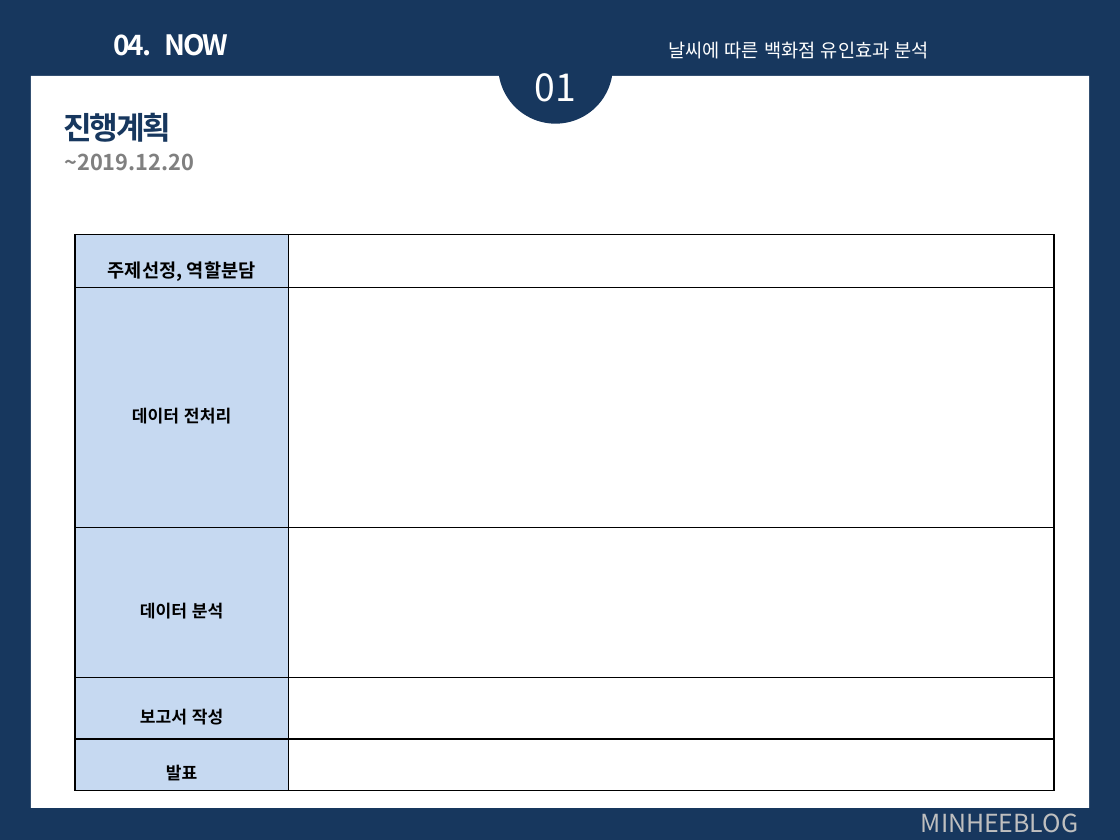
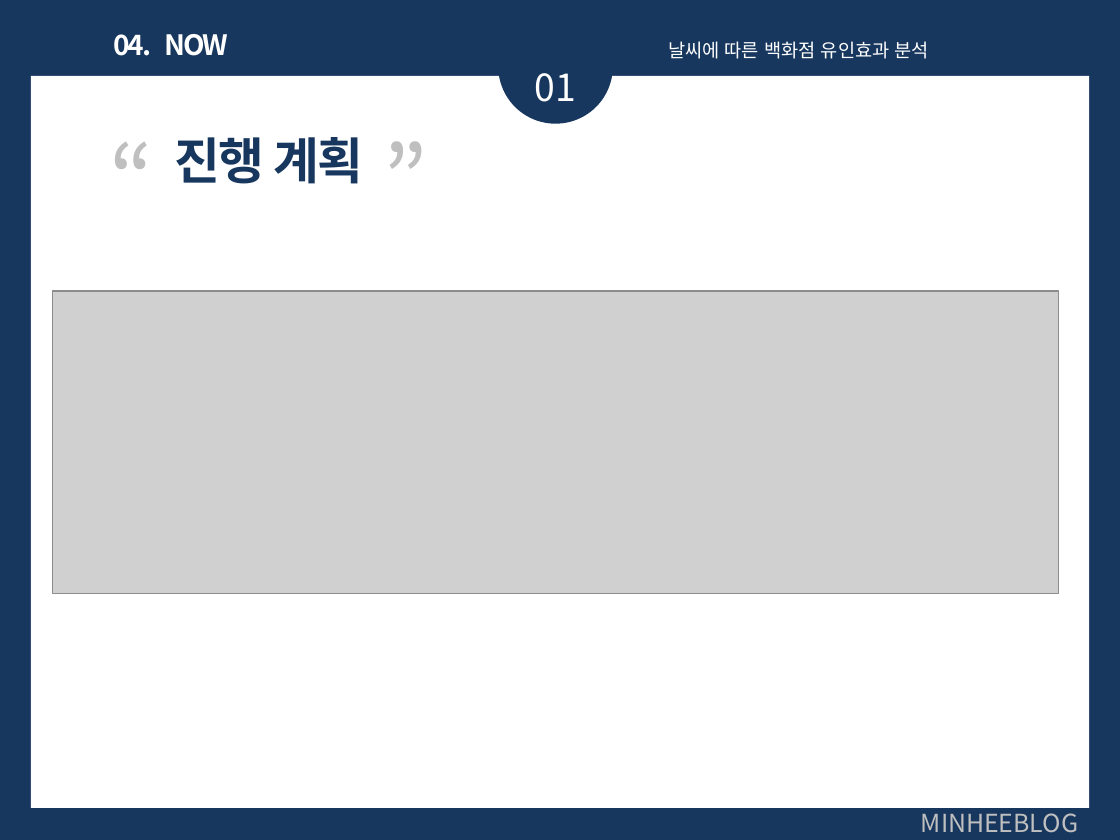
Before and after one commit to jonghyunlee1993/MulticampusSemiProject, a slide deck: slide 11 of 발표자료/1조 세미프로젝트_브리핑_강자연 수정.pptx (slide 7 before the commit). Drawn at 1120x840 pixels with LibreOffice and Linux fonts; fonts in the diff are those of the drawing; grey boxes stand for pictures. Boxes give left, top, right and bottom in pixels: in the first picture for what was removed or moved away, otherwise in the second. Text is boxed around its words. In the diff, an @@ line names an element or a change of style, - is before the commit and + after.

```diff
--- a/발표자료/1조 세미프로젝트_브리핑_강자연 수정.pptx
+++ b/발표자료/1조 세미프로젝트_브리핑_강자연 수정.pptx
@@ text added at [0,115,709,240], 60 pt, text #BFBFBF @@
+“ ”
@@ text at [175,137,363,184]: text changed; size 20 to 32 pt; font Arial to Noto Sans CJK KR @@
-진행계획
+진행 계획
@@ text removed at [64,153,194,170] @@
-~2019.12.20
@@ table removed at [75,235,1054,791], 5 rows, 2 columns @@
-주제선정, 역할분담 | 
-데이터 전처리 | 
-데이터 분석 | 
-보고서 작성 | 
-발표 | 
@@ picture added at [53,291,1058,594] @@
```
Also in this commit, not shown: 6 other slides changed, 4 slides added, 2 other files.
